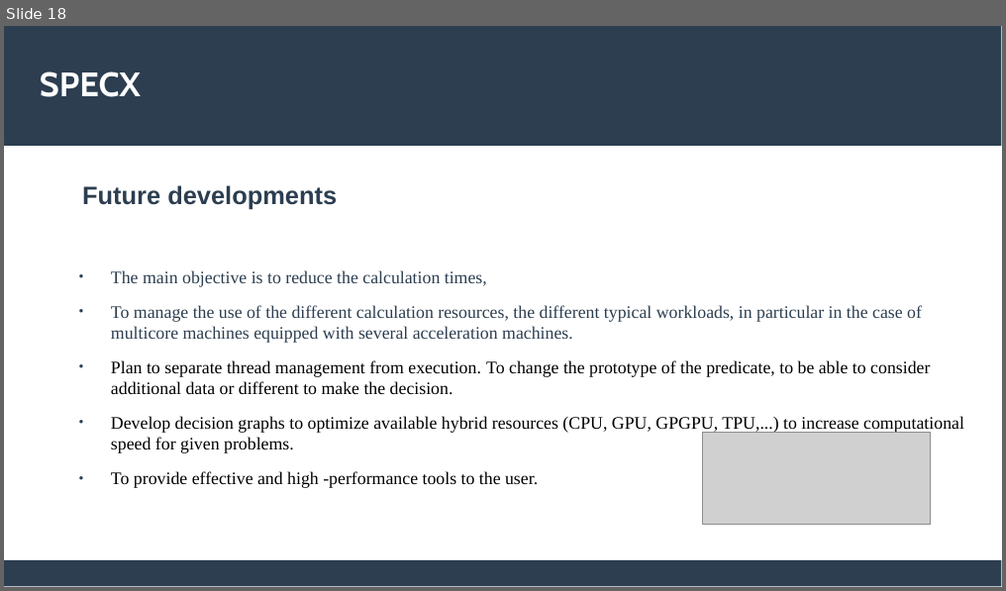
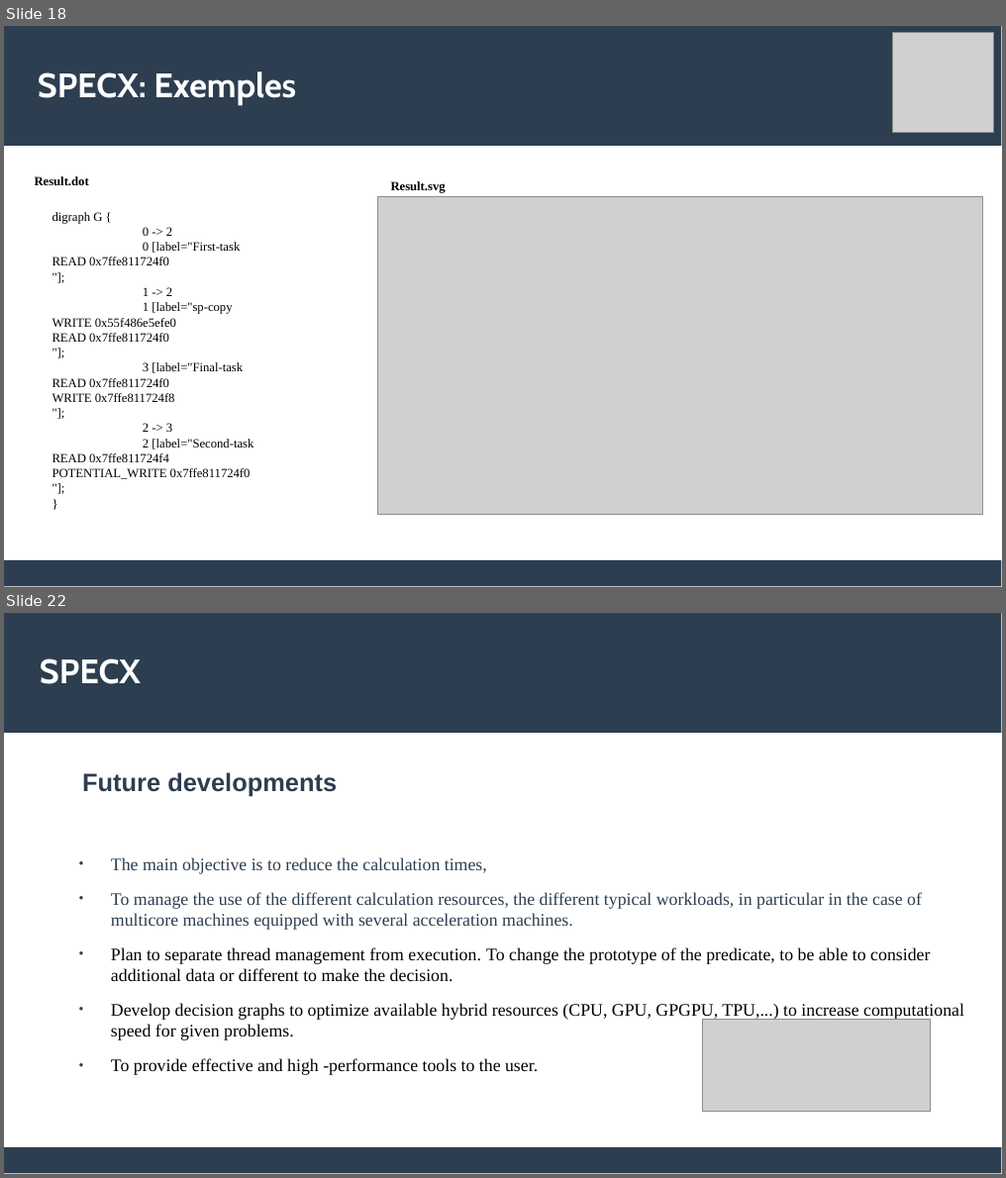
Before and after one commit to lemoinep/ParallelProgramming, a slide deck: MySlides/Session6_ParallelProgramming_Specx.pptx. Shown one above the other, each under a label of ours: slide 18 before the commit, slides 18 and 22 after it; the slides between them are not shown. The pictures are 1006x591 and 1006x1178 pixels, drawn with LibreOffice and Linux fonts; fonts in the diff are those of the drawing; grey boxes stand for pictures. Boxes give left, top, right and bottom in pixels: in the first picture for what was removed or moved away, otherwise in the second. Text is boxed around its words. In the diff, an @@ line names an element or a change of style, - is before the commit and + after.

Commit message:
Update31-SPECX

```diff
--- a/MySlides/Session6_ParallelProgramming_Specx.pptx
+++ b/MySlides/Session6_ParallelProgramming_Specx.pptx
@@ slide 18 added at (4,26,1002,587), background #FFFFFF; not listed: 2 template elements that a slide beside it also shows @@
@@ picture added at (893,32,994,133) @@
@@ text added at (38,72,296,105), 27 pt, text #FFFFFF, bold @@
+SPECX: Exemples
@@ text added at (35,176,89,185), 10 pt, text #000000, bold @@
+Result.dot
@@ picture added at (378,197,983,515) @@
@@ text added at (391,181,446,193), 10 pt, text #000000, bold @@
+Result.svg
@@ text added at (53,212,253,479), 10 pt, text #000000 @@
+digraph G {
+0 -> 2
+0 [label="First-task
+READ 0x7ffe811724f0
+"];
+1 -> 2
+1 [label="sp-copy
+WRITE 0x55f486e5efe0
+READ 0x7ffe811724f0
+"];
+3 [label="Final-task
+READ 0x7ffe811724f0
+WRITE 0x7ffe811724f8
+"];
+2 -> 3
+2 [label="Second-task
+READ 0x7ffe811724f4
+POTENTIAL_WRITE 0x7ffe811724f0
+"];
+}
@@ what was slide 18 is now slide 22 @@
```
Also in this commit, not shown: 6 other slides added, 3 slides removed, 1 other file.
